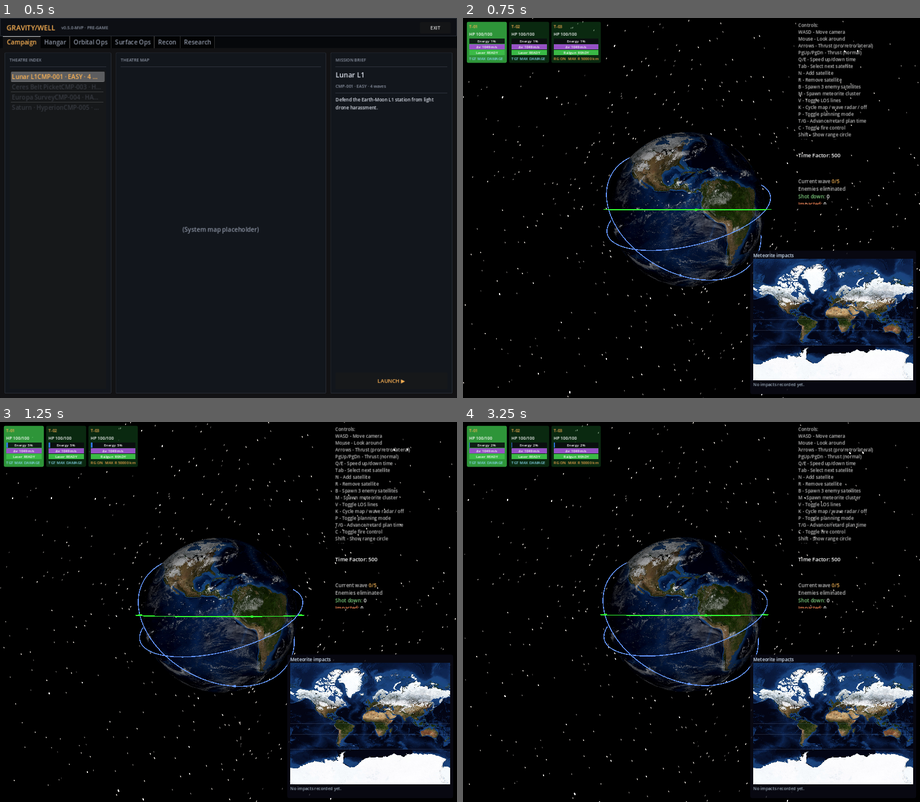
Above: before the commit, frames 1-4 (two rows, left to right).
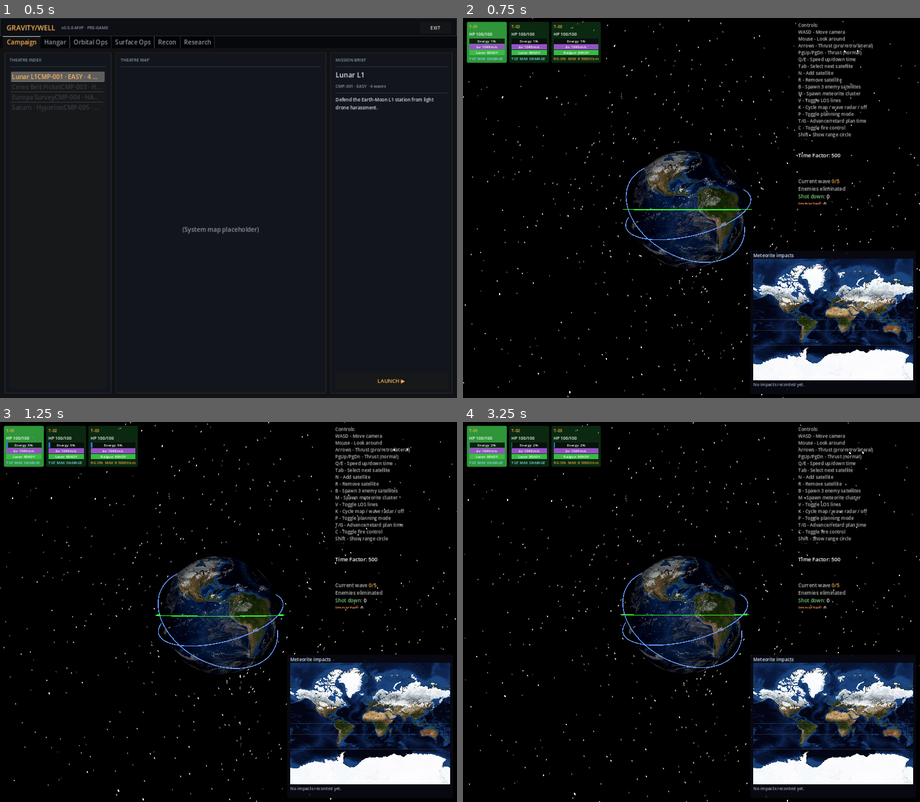
Above: after the commit, the same moments.

Repository: mellenburg/game
Game: Godot game, scene res://scenes/menu.tscn
Two runs of this game, one before a commit and one after it. Both use one fixed random seed, a clock stepped at 60 frames per second and the inputs below.
Inputs (mouse positions are in pixels of both pictures, inside the frame that each line leads up to):
- Up to frame 1 (0.5 s): no input
- Up to frame 2 (0.75 s): click "LAUNCH ▶" at 0.5 s
- Up to frame 3 (1.25 s): no input
- Up to frame 4 (3.25 s): tap Enter (end_game) at 1.25 s; move the mouse to (714, 612) at 1.27 s; hold W (move_forward) 1.28-2 s; tap J (add_decaying_enemy) at 1.35 s; click (714, 612) at 1.42 s; click "Acknowledge ▶" at 2 s; click "LAUNCH ▶" at 2.75 s

Frame 1 is identical in both runs. In frame 2, 6.3% of the frame differs, in the area x 30-68%, y 30-71%; in frame 3, 6.4%, in the area x 29-67%, y 30-72%; in frame 4, 6.3%.

Commit message:
Increase default camera orbit radius by 30%
Bump DEFAULT_ORBIT_RADIUS from 6.0 to 7.8 Earth radii so the camera
starts further from Earth, giving a wider initial view.

Diff:
--- a/godot/scripts/orbit_camera.gd
+++ b/godot/scripts/orbit_camera.gd
@@ -23,7 +23,7 @@
 
 const EARTH_RADIUS_KM: float = 6371.0
 const SCENE_SCALE: float = 1.0 / 1000.0
-const DEFAULT_ORBIT_RADIUS: float = 6.0 * EARTH_RADIUS_KM * SCENE_SCALE
+const DEFAULT_ORBIT_RADIUS: float = 7.8 * EARTH_RADIUS_KM * SCENE_SCALE
 const MIN_ORBIT_RADIUS: float = 1.5 * EARTH_RADIUS_KM * SCENE_SCALE
 const MAX_ORBIT_RADIUS: float = 18.0 * EARTH_RADIUS_KM * SCENE_SCALE
 const ORBIT_TILT_DEG: float = 20.0
